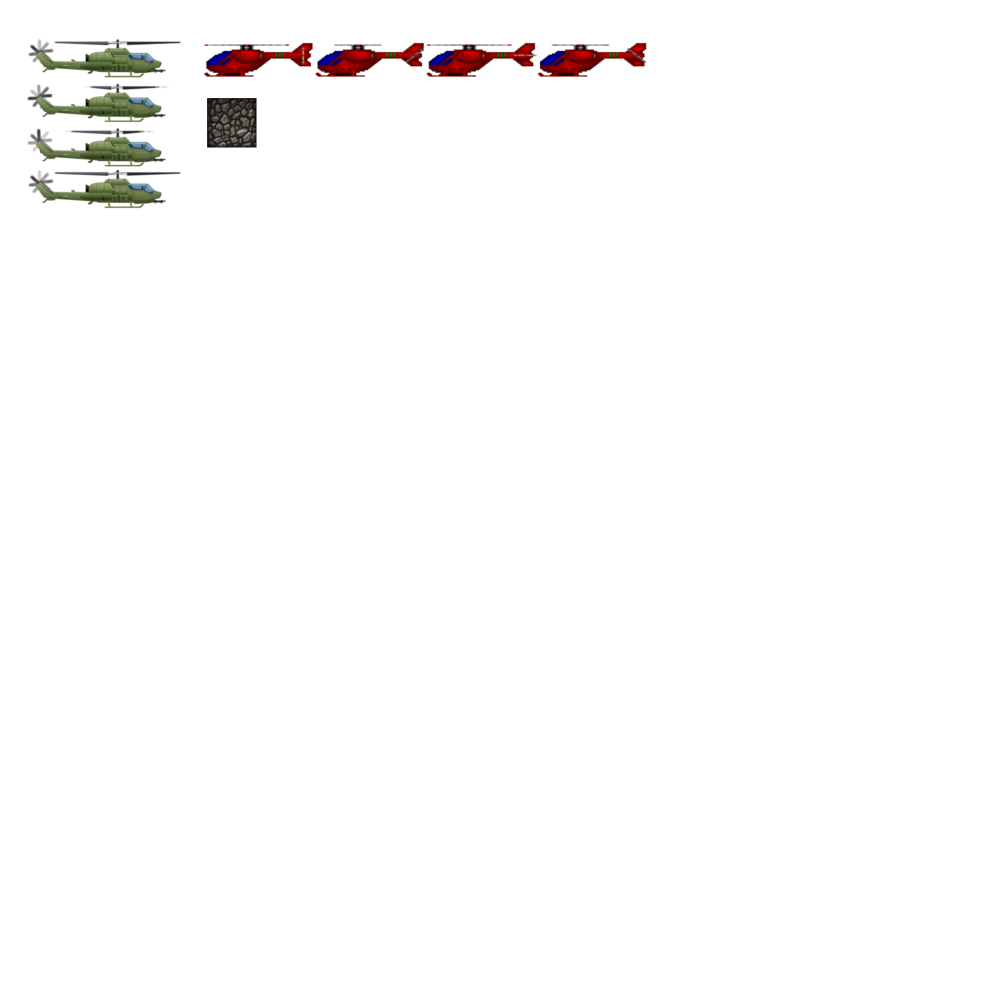
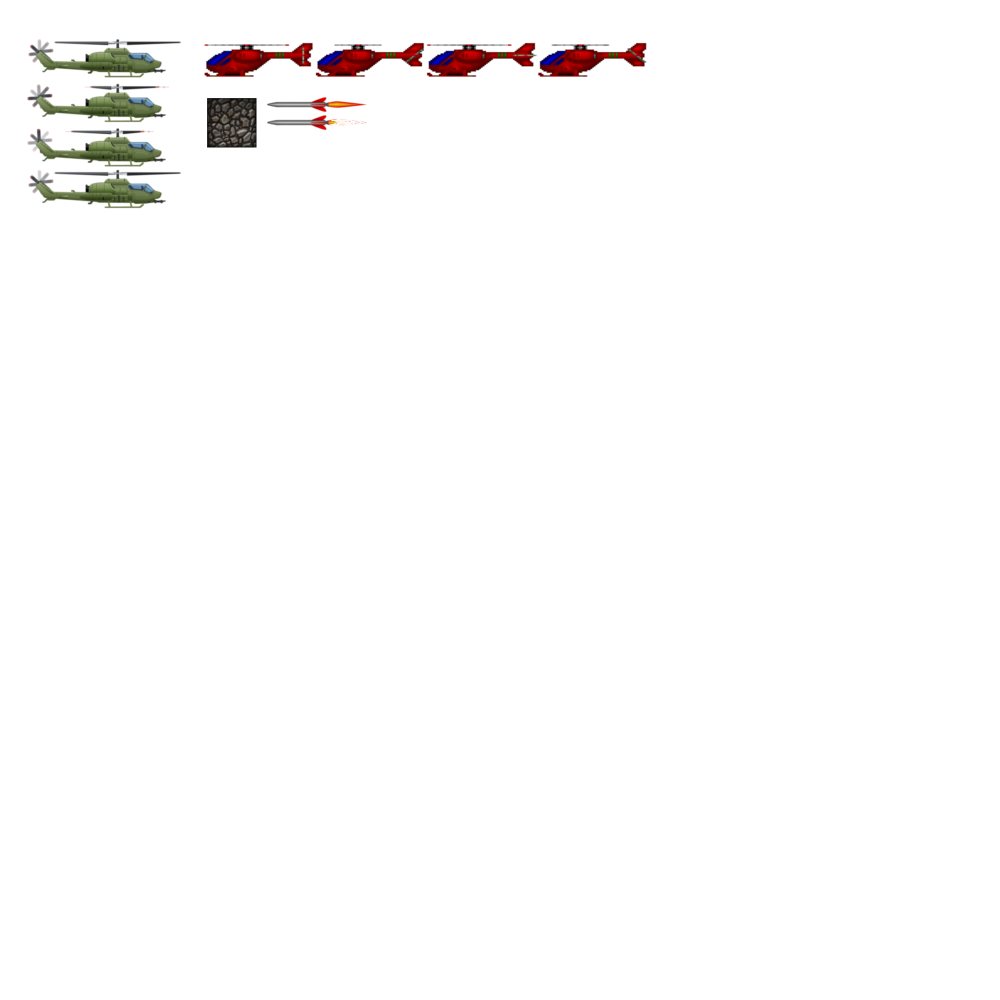
The second 1000 x 1000 image is a revision of the first. Changes to its layers:
renamed "Layer" to "Pasted Layer", painted on it over [267, 97, 367, 131]
renamed "Background" to "sprites3.png", opacity 0% → 100%, painted on it over [267, 97, 367, 131]
